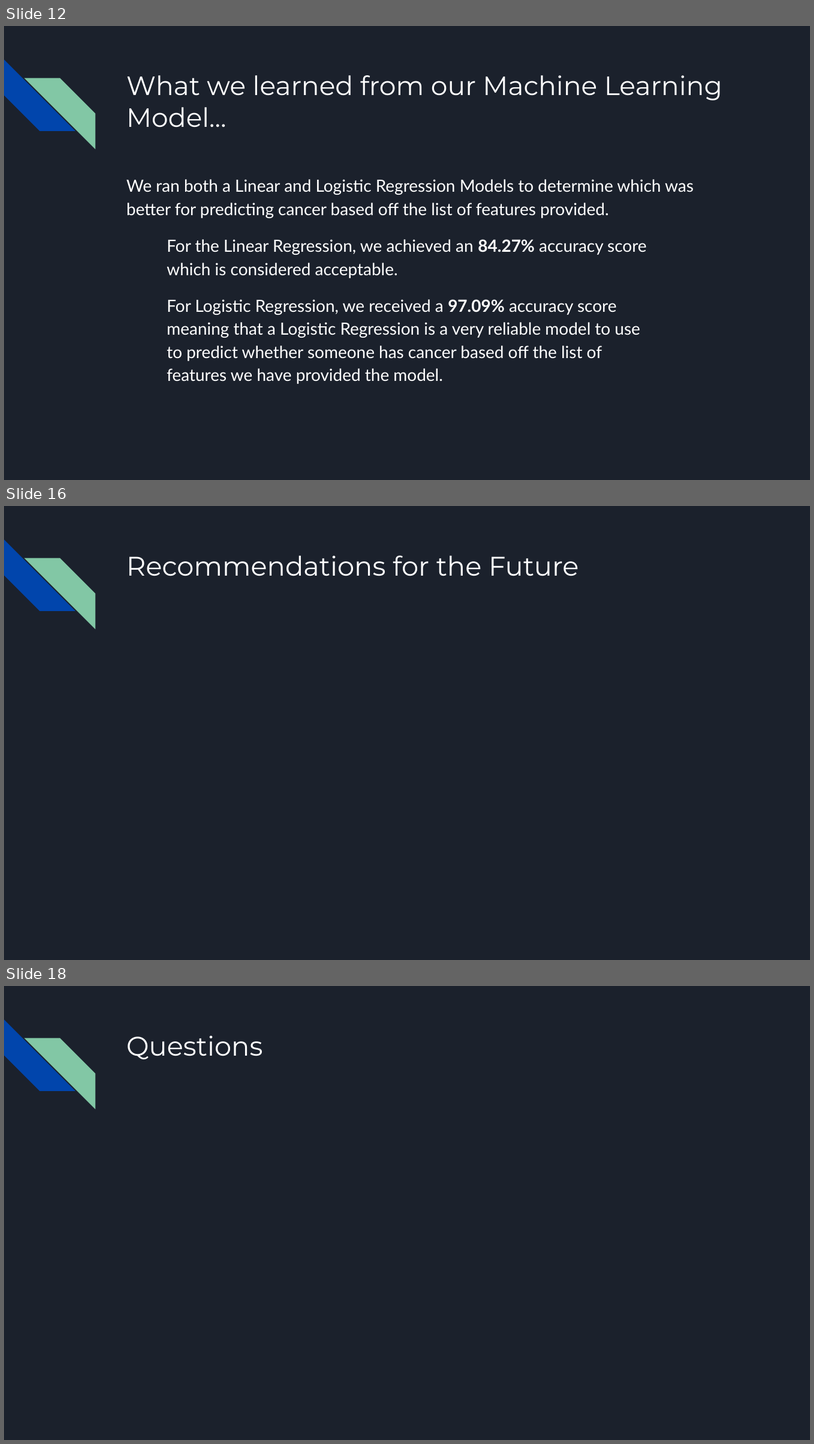
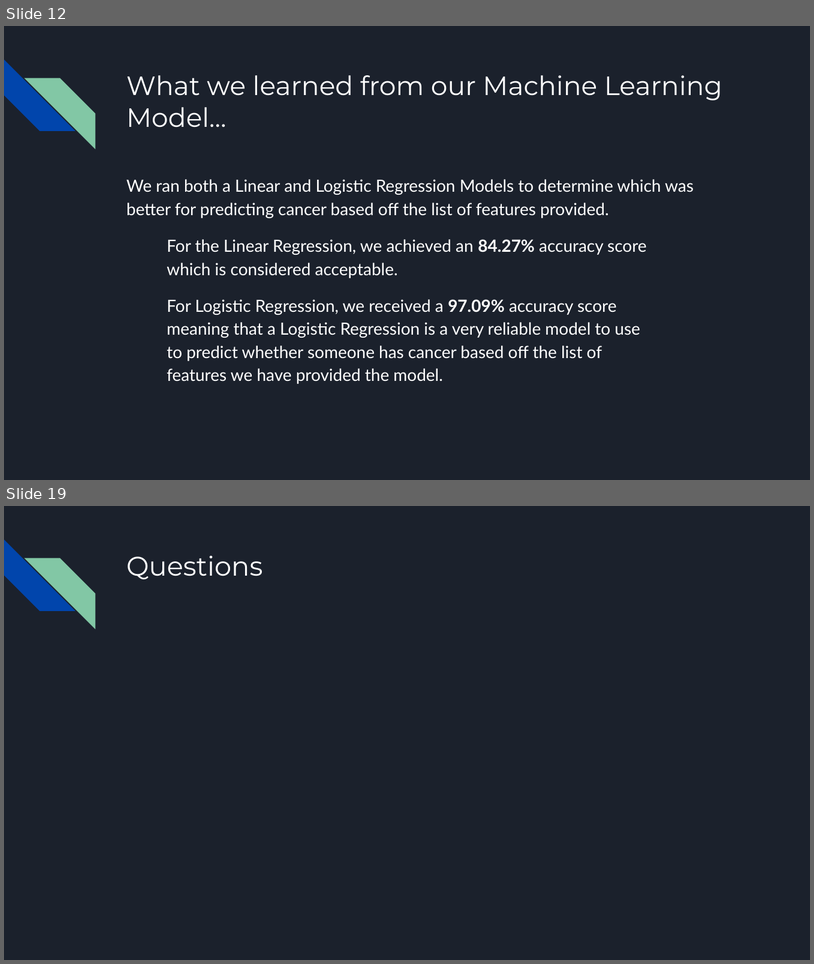
Before and after one commit to brojas12/Group_Project_4, a slide deck: Predicting the Presence of Cancer in Breast Cancer Cells.pptx. Shown one above the other, each under a label of ours: slides 12, 16 and 18 before the commit, slides 12 and 19 after it; the slides between them are not shown. The pictures are 814x1444 and 814x964 pixels, drawn with LibreOffice and Linux fonts; fonts in the diff are those of the drawing. Boxes give left, top, right and bottom in pixels: in the first picture for what was removed or moved away, otherwise in the second. Text is boxed around its words. In the diff, an @@ line names an element or a change of style, - is before the commit and + after.

```diff
--- a/Predicting the Presence of Cancer in Breast Cancer Cells.pptx
+++ b/Predicting the Presence of Cancer in Breast Cancer Cells.pptx
@@ slide 16 removed at box(4, 506, 810, 960), background #1B212C; not listed: 2 template elements that a slide beside it also shows @@
@@ title removed at box(126, 555, 579, 576) @@
-Recommendations for the Future
@@ what was slide 18 is now slide 19 @@
```
Also in this commit, not shown: 3 slides changed, 3 slides added, 1 other slide removed.
